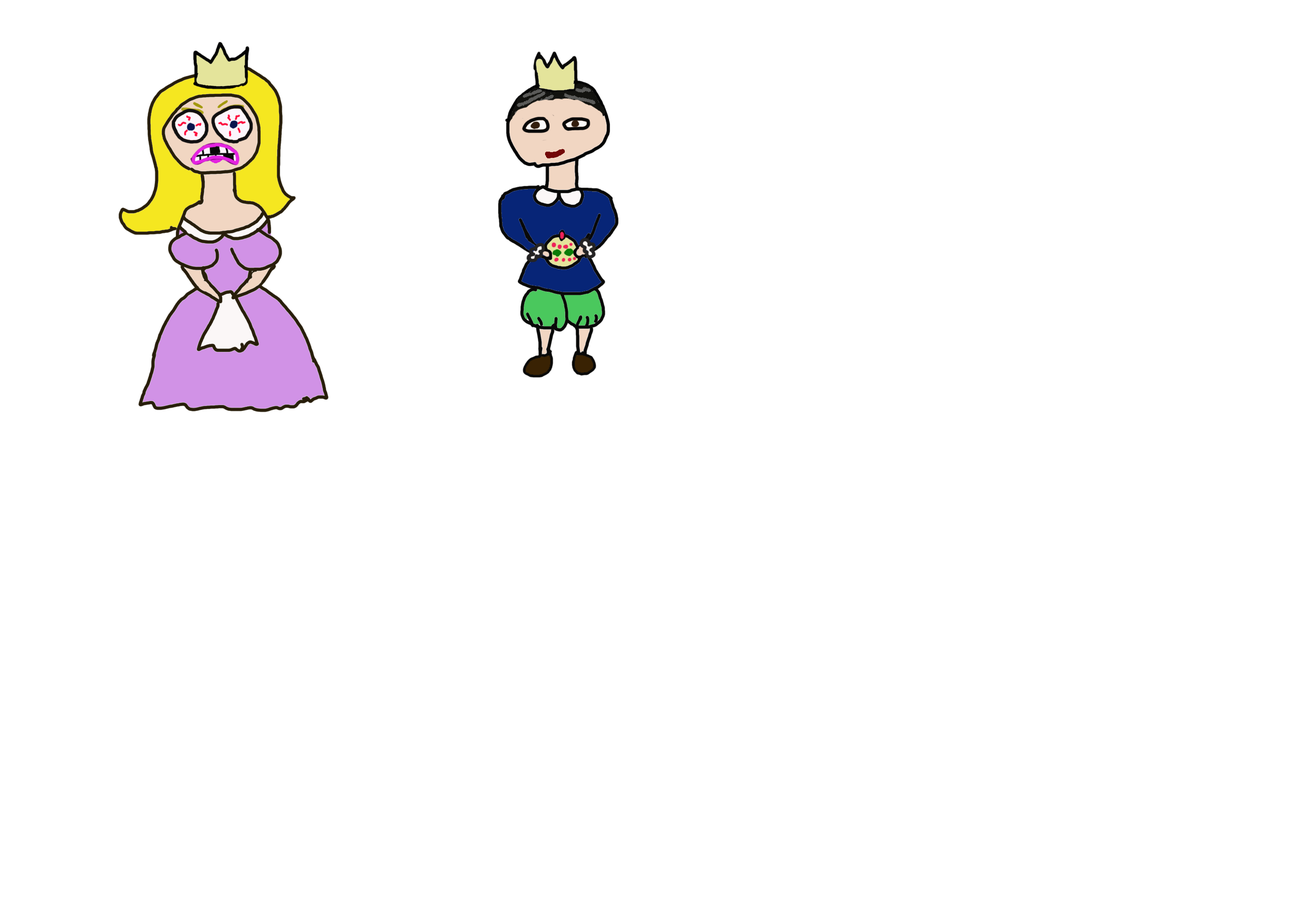
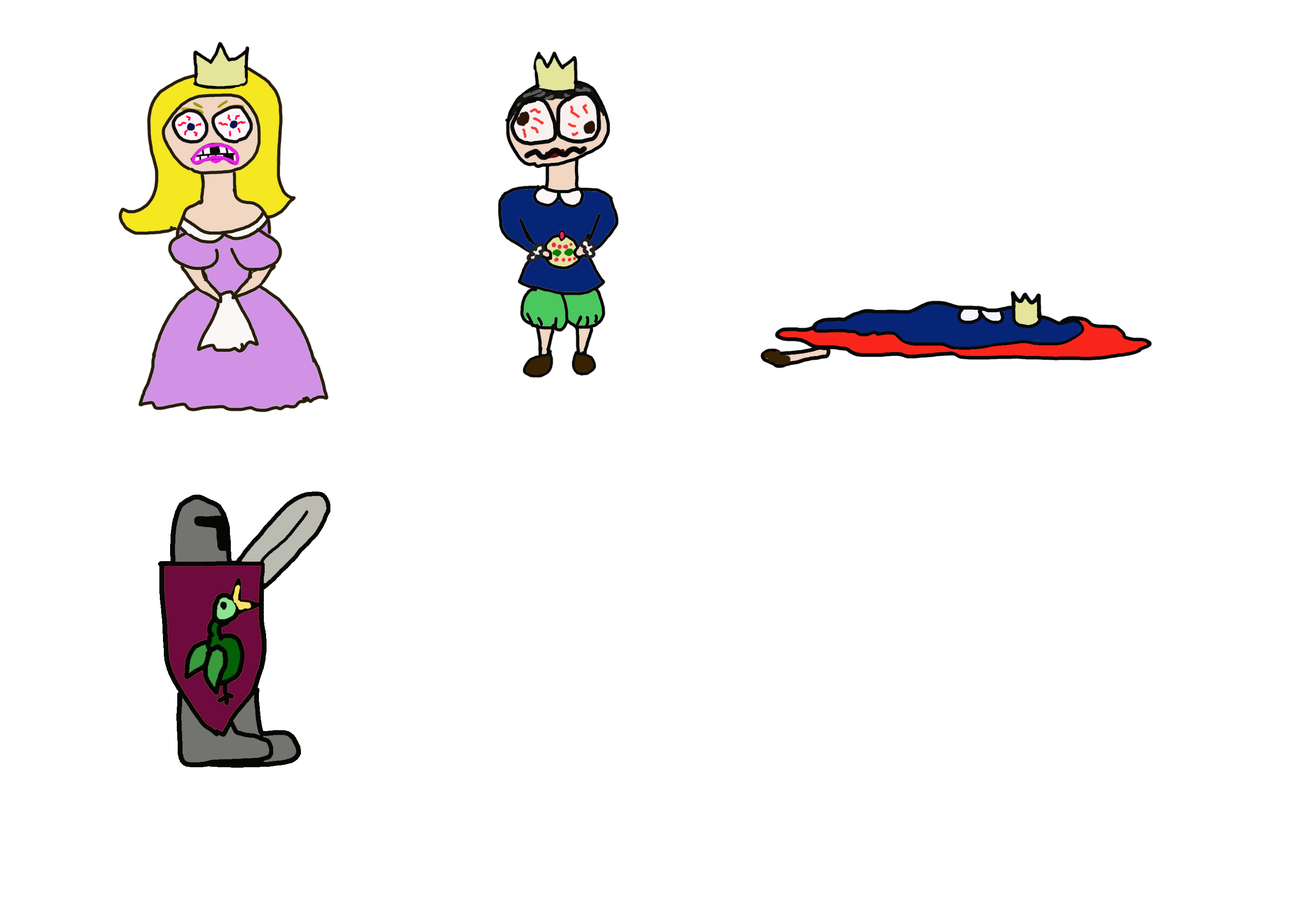
Layered file, before and after one edit (1305 × 922). Changes by layer:
painted on "Prince eyes 2" over left=509, top=91, right=602, bottom=147
added layer "Prince mouth 2" in group "Prince" over left=523, top=145, right=588, bottom=161
added group "knight" with 1 layers above "dead prince" over left=157, top=491, right=331, bottom=769
added layer "Knight" in group "knight" over left=157, top=491, right=331, bottom=769
added layer "dead prince" above "death knight" over left=760, top=290, right=1152, bottom=369
